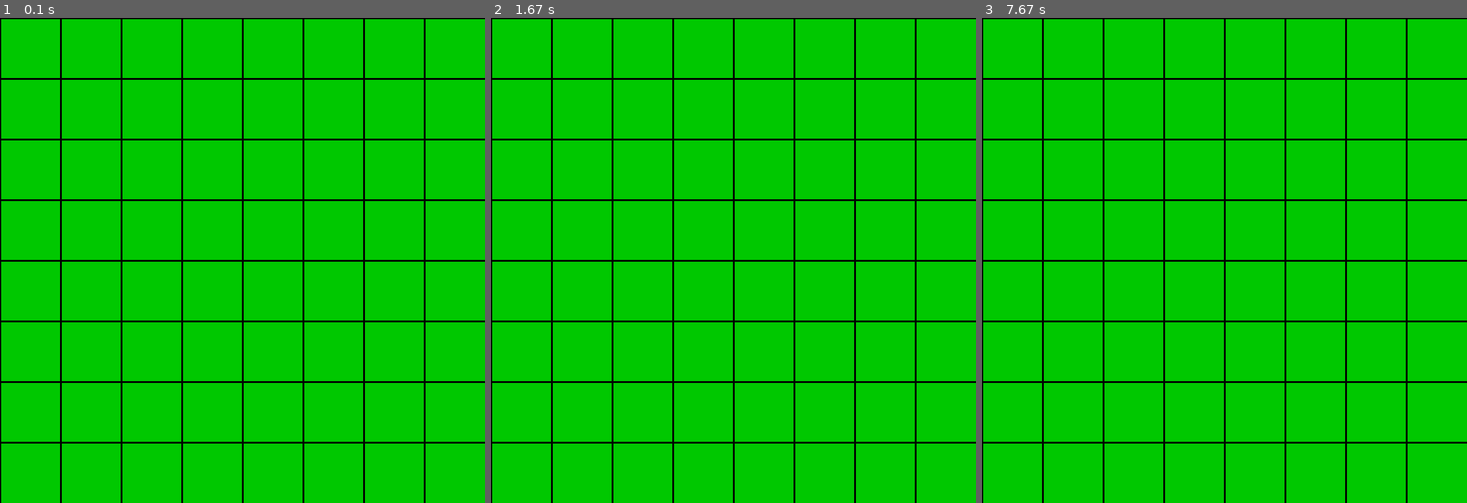
Above: before the commit, frames 1-3 (left to right).
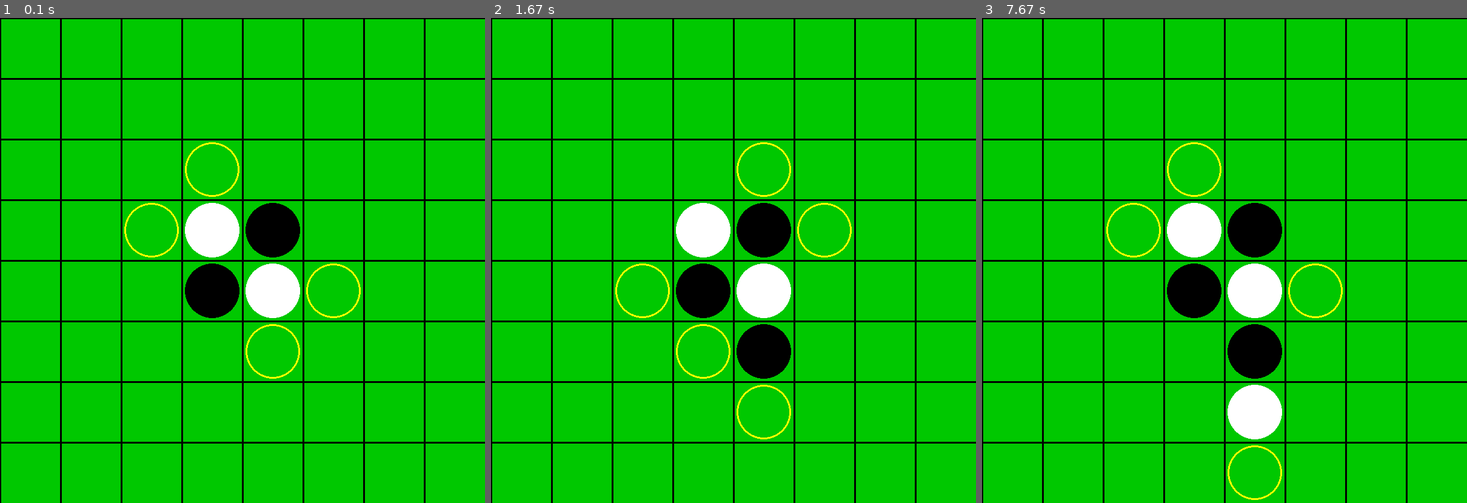
Above: after the commit, the same moments.

Repository: Yuki-Hideo/pygame-othello
Game: pygame game, started from main.py
Two runs of this game, one before a commit and one after it. Both use one fixed random seed, a clock stepped at 60 frames per second and the inputs below.
Inputs (mouse positions are in pixels of both pictures, inside the frame that each line leads up to):
- Up to frame 1 (0.1 s): no input
- Up to frame 2 (1.67 s): click (733, 260) at 0.38 s; click (782, 367) at 0.72 s
- Up to frame 3 (7.67 s): click (1243, 391) at 7.55 s

The runs differ from the first frame. In frame 1, 4.4% of the frame differs, in the area x 25-75%, y 25-75%; in frame 2, 5.5%; in frame 3, 6.4%, in the area x 25-75%, y 25-100%.

Commit message:
create valid_position_list

Diff:
--- a/main.py
+++ b/main.py
@@ -4,13 +4,48 @@
 
 
 #関数=======================================================================================================================================================
+# グリッド線の描画
 def draw_grid():
-    # グリッド線の描画
     for i in range(square_num):
         # 横線
         pygame.draw.line(screen, BLACK, (0, i * square_size), (screen_width, i * square_size), 3)
         # 縦線
         pygame.draw.line(screen, BLACK, (i * square_size, 0), (i * square_size, screen_height), 3)
+
+# 盤面の描画
+def draw_board():
+    for row_index, row in enumerate(board):
+        for col_index, col in enumerate(row):
+            if col == 1:
+                pygame.draw.circle(screen, BLACK, (col_index * square_size + 50,  row_index * square_size + 50), 45)
+            elif col == -1:
+                pygame.draw.circle(screen, WHITE, (col_index * square_size + 50,  row_index * square_size + 50), 45)
+
+# 石を置ける場所の取得
+def get_validation_positions():
+    valid_position_list = []
+    for row in range(square_num):
+        for col in range(square_num):
+            # 石を置いてないマスのみチェック
+            if board[row][col] == 0:
+                for vx, vy in vec_table:
+                    x = vx + col
+                    y = vy + row
+                    # マスの範囲内、かつプレイヤーの石と異なる石がある場合、その方向は引き続きチェック
+                    if 0 <= x < square_num and 0 <= y < square_num and board[y][x] == -player:
+                        while True:
+                            x += vx
+                            y += vy
+                            # プレイヤーの石と異なる色の石がある場合、その方向は引き続きチェック
+                            if 0 <= x < square_num and 0 <= y < square_num and board[y][x] == -player:
+                                continue
+                            # プレイヤーの石と同色の石がある場合、石を置けるためインデックスを保存
+                            elif 0 <= x < square_num and 0 <= y < square_num and board[y][x] == player:
+                                valid_position_list.append((col, row))
+                                break
+                            else:
+                                break
+    return valid_position_list
 
 
 
@@ -37,6 +72,34 @@
 BLUE = (0, 0, 255)
 YELLOW = (255, 255, 0)
 
+# 盤面(黒：１、白：－１)
+board = [
+    [0, 0, 0, 0, 0, 0, 0, 0],
+    [0, 0, 0, 0, 0, 0, 0, 0],
+    [0, 0, 0, 0, 0, 0, 0, 0],
+    [0, 0, 0, -1, 1, 0, 0, 0],
+    [0, 0, 0, 1, -1, 0, 0, 0],
+    [0, 0, 0, 0, 0, 0, 0, 0],
+    [0, 0, 0, 0, 0, 0, 0, 0],
+    [0, 0, 0, 0, 0, 0, 0, 0]
+]
+
+# プレイヤー
+player = 1 # １が黒番
+
+vec_table = [
+    (-1, -1),   # 左上
+    (0, -1),     # 上
+    (1, -1),    # 右上
+    (-1, 0),    # 左
+    (1, 0),     # 右
+    (-1, 1),    # 左下
+    (0, 1),     # 下
+    (1, 1)      # 右下
+]
+
+
+
 
 #メインループ=============================================================================================================================================================================================
 run = True
@@ -48,6 +111,20 @@
     # グリッド線の描画
     draw_grid()
 
+    # 盤面の描画
+    draw_board()
+
+    # 石を置ける場所の取得
+    vaalid_position_list = get_validation_positions()
+
+    # 石を置ける場所の取得
+    for x, y in vaalid_position_list:
+        pygame.draw.circle(screen, YELLOW, (x * square_size + 50,  y * square_size + 50), 45, 3)
+
+
+
+
+
 
     # イベントの取得
     for event in pygame.event.get():
@@ -57,6 +134,19 @@
         if event.type == pygame.KEYDOWN:
             if event.key == pygame.K_ESCAPE:
                 run = False
+        # マウスクリック
+        if event.type == pygame.MOUSEBUTTONDOWN:
+            mx, my = pygame.mouse.get_pos()
+            x = mx // square_size
+            y = my // square_size
+            if board[y][x] == 0 and (x, y) in vaalid_position_list:
+
+                # 石をひっくり返す
+
+
+
+                board[y][x] = player
+                player *= -1
 
     # 更新
     pygame.display.update()
Not shown, changed: .gitignore
